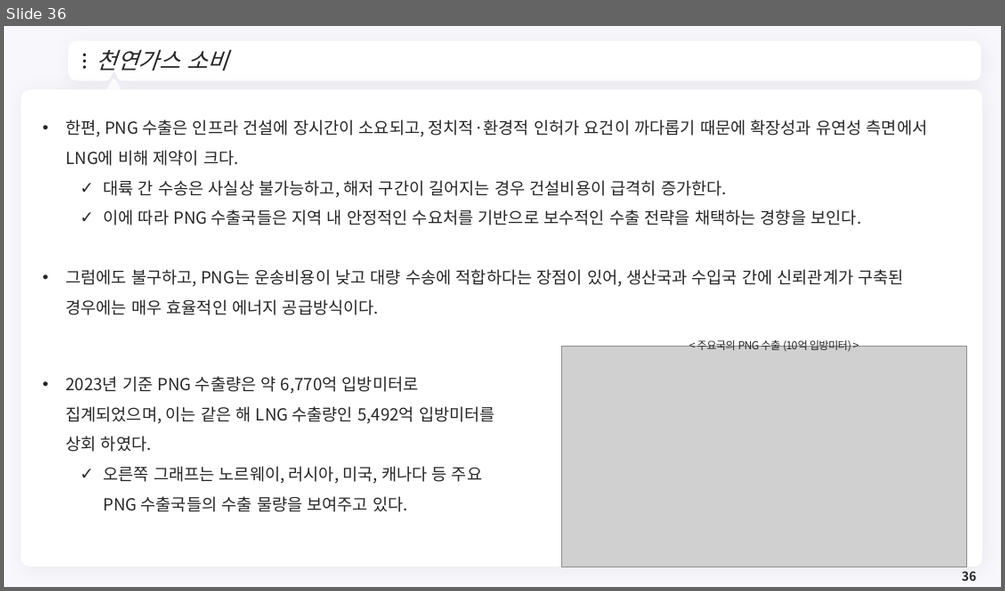
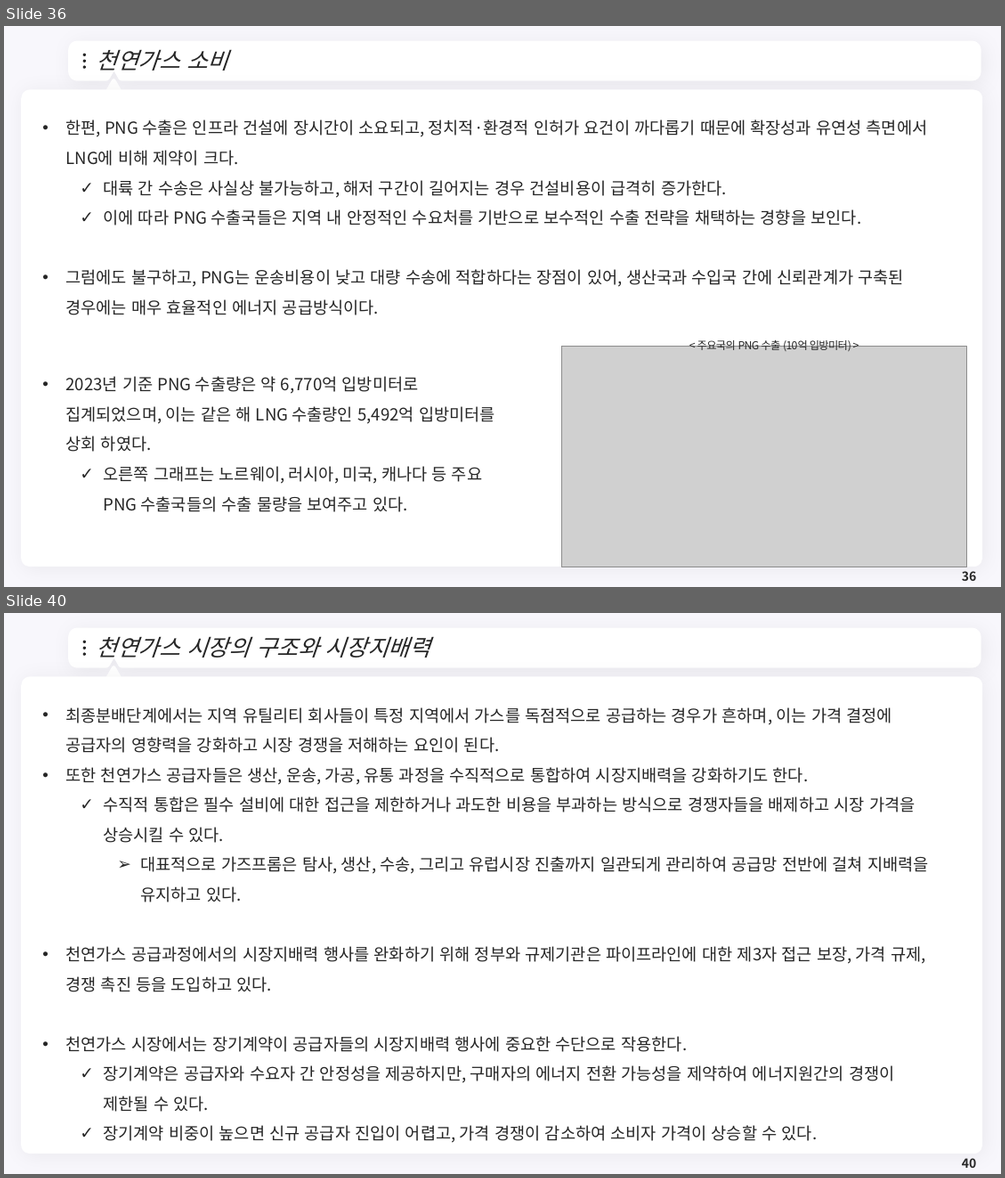
Before and after one commit to meandthey/Teaching, a slide deck: 에너지경제학/자원에너지경제학_Chapter_3 (가스).pptx. Shown one above the other, each under a label of ours: slide 36 before the commit, slides 36 and 40 after it; the slides between them are not shown. The pictures are 1005x591 and 1005x1178 pixels, drawn with LibreOffice and Linux fonts; fonts in the diff are those of the drawing; grey boxes stand for pictures; background and template pictures are left out. Boxes give left, top, right and bottom in pixels: in the first picture for what was removed or moved away, otherwise in the second. Text is boxed around its words. In the diff, an @@ line names an element or a change of style, - is before the commit and + after.

```diff
--- a/에너지경제학/자원에너지경제학_Chapter_3 (가스).pptx
+++ b/에너지경제학/자원에너지경제학_Chapter_3 (가스).pptx
@@ slide 40 added at (4,613,1001,1174), background #F8F7FC; not listed: 7 template elements that a slide beside it also shows @@
@@ title added at (97,636,430,657), 22 pt, text #262626, italic @@
+천연가스 시장의 구조와 시장지배력
@@ text added at (66,707,929,1143), 16 pt, text #262626 @@
+• 최종분배단계에서는 지역 유틸리티 회사들이 특정 지역에서 가스를 독점적으로 공급하는 경우가 흔하며, 이는 가격 결정에 공급자의 영향력을 강화하고 시장 경쟁을 저해하는 요인이 된다.
+• 또한 천연가스 공급자들은 생산, 운송, 가공, 유통 과정을 수직적으로 통합하여 시장지배력을 강화하기도 한다.
+  ✓ 수직적 통합은 필수 설비에 대한 접근을 제한하거나 과도한 비용을 부과하는 방식으로 경쟁자들을 배제하고 시장 가격을 상승시킬 수 있다.
+    ➢ 대표적으로 가즈프롬은 탐사, 생산, 수송, 그리고 유럽시장 진출까지 일관되게 관리하여 공급망 전반에 걸쳐 지배력을 유지하고 있다.
+• 천연가스 공급과정에서의 시장지배력 행사를 완화하기 위해 정부와 규제기관은 파이프라인에 대한 제3자 접근 보장, 가격 규제, 경쟁 촉진 등을 도입하고 있다.
+• 천연가스 시장에서는 장기계약이 공급자들의 시장지배력 행사에 중요한 수단으로 작용한다.
+  ✓ 장기계약은 공급자와 수요자 간 안정성을 제공하지만, 구매자의 에너지 전환 가능성을 제약하여 에너지원간의 경쟁이 제한될 수 있다.
+  ✓ 장기계약 비중이 높으면 신규 공급자 진입이 어렵고, 가격 경쟁이 감소하여 소비자 가격이 상승할 수 있다.
@@ page number added at (962,1158,976,1167), 12 pt, text #262626, bold @@
+40
```
Also in this commit, not shown: 1 slide changed, 14 other slides added, 2 other files.
